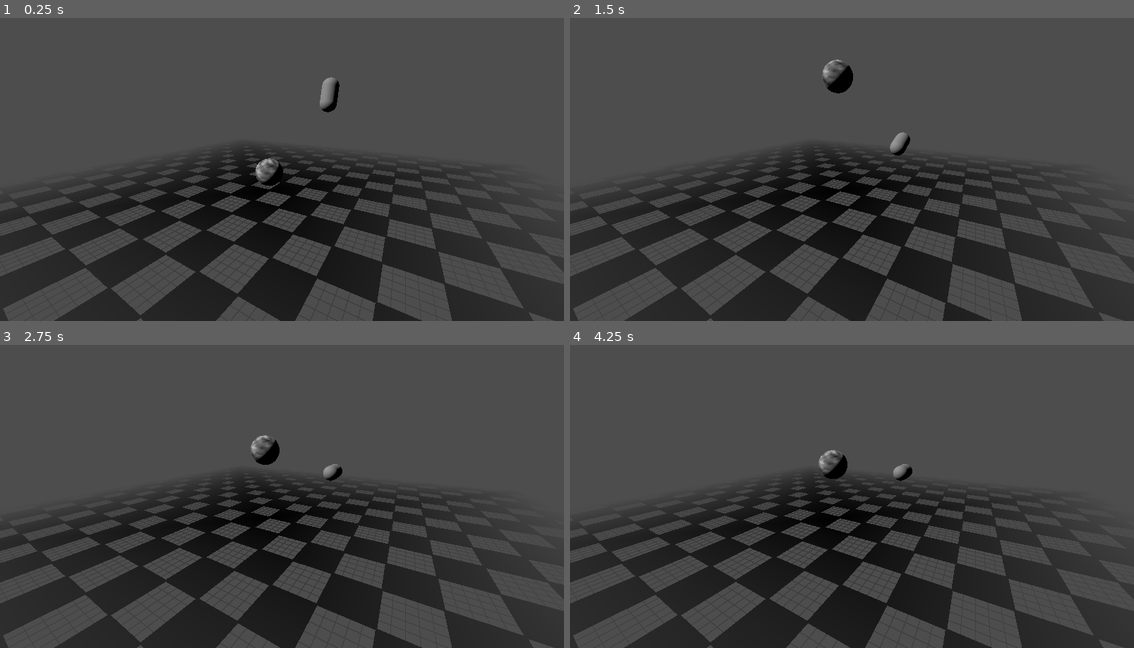
Above: before the commit, frames 1-4 (two rows, left to right).
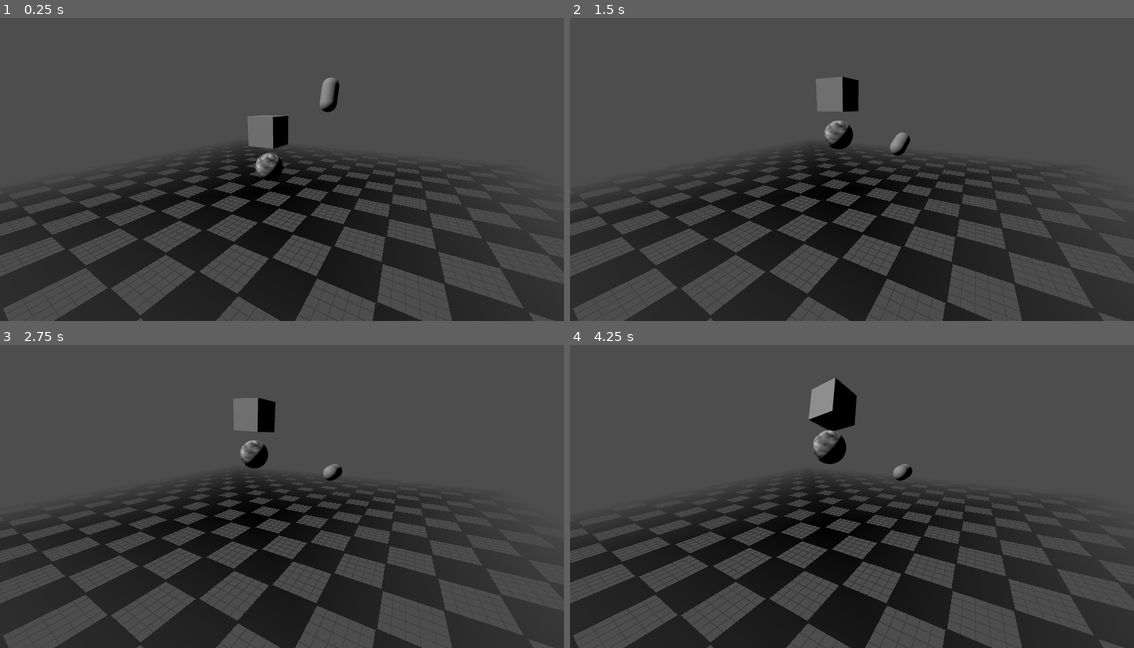
Above: after the commit, the same moments.

Repository: TheDying0fLight/Qualt
Game: Godot game, scene res://world.tscn
The game is run twice, just before and just after one commit, with the same random seed, the same clock (stepped at 60 frames per second) and the same inputs.
Inputs (mouse positions are in pixels of both pictures, inside the frame that each line leads up to):
- Up to frame 1 (0.25 s): no input
- Up to frame 2 (1.5 s): tap Enter (ui_accept) at 0.5, 0.77 s; move the mouse to (976, 148) at 0.52 s; hold 1 (1) 0.53-1.28 s; tap 2 (2) at 0.8, 1.35 s; move the mouse to (739, 178) at 1.27 s
- Up to frame 3 (2.75 s): tap Enter (ui_accept) at 1.52 s; tap A (a) at 1.55, 2.1 s; move the mouse to (338, 420) at 2.02 s; tap D (d) at 2.3 s
- Up to frame 4 (4.25 s): move the mouse to (823, 554) at 2.77 s; tap D (d) at 2.85 s; tap Enter (ui_accept) at 3.02, 3.77 s; tap S (s) at 3.05, 3.6 s; move the mouse to (1021, 535) at 3.52 s; tap W (w) at 3.8 s

The runs differ from the first frame. In frame 1, 1.0% of the frame differs, in the area x 43-61%, y 19-56%; in frame 2, 1.2%; in frame 3, 1.2%; in frame 4, 1.7%, in the area x 42-61%, y 10-45%.

Commit message:
only planar movement

Diff:
--- a/player.gd
+++ b/player.gd
@@ -1,11 +1,15 @@
 extends RigidBody3D
 
 @onready var player_cam_arm: SpringArm3D = %PlayerCamArm
+
+var max_speed := 1000
 
 func _process(_delta: float) -> void:
     if Input.is_action_just_pressed("ui_accept"):
         apply_impulse(Vector3(0, 1, 0) * 300)
 
     var input_dir := Input.get_vector("a", "d", "w", "s")
-    var direction := (player_cam_arm.basis * Vector3(input_dir.x, 0, input_dir.y)).normalized()
-    apply_force(direction * 100)
+    var direction_xz := input_dir.rotated(-player_cam_arm.rotation.y)
+    var direction := Vector3(direction_xz.x, 0, direction_xz.y)
+    var forward_speed := (linear_velocity * direction).length()
+    apply_force(direction * (max_speed - forward_speed))
--- a/project.godot
+++ b/project.godot
@@ -68,3 +68,7 @@
 "events": [Object(InputEventMouseButton,"resource_local_to_scene":false,"resource_name":"","device":-1,"window_id":0,"a …(253 unchanged characters)…
 ]
 }
+
+[rendering]
+
+anti_aliasing/quality/msaa_3d=2
--- a/world.tscn
+++ b/world.tscn
@@ -52,6 +52,10 @@
 
 [sub_resource type="SeparationRayShape3D" id="SeparationRayShape3D_tlwt5"]
 
+[sub_resource type="BoxShape3D" id="BoxShape3D_036b0"]
+
+[sub_resource type="BoxMesh" id="BoxMesh_dwbse"]
+
 [node name="Node3D" type="Node3D"]
 script = ExtResource("1_tlwt5")
 
@@ -96,6 +100,10 @@
 mesh = SubResource("SphereMesh_fj7yv")
 skeleton = NodePath("../CollisionShape3D")
 
+[node name="PinJoint3D" type="PinJoint3D" parent="Player"]
+node_a = NodePath("..")
+node_b = NodePath("../../RigidBody3D2")
+
 [node name="PlayerCamArm" type="SpringArm3D" parent="." node_paths=PackedStringArray("target")]
 unique_name_in_owner = true
 transform = Transform3D(1, 0, 0, 0, 1, 0, 0, 0, 1, 0, 1, 0)
@@ -109,3 +117,15 @@
 
 [node name="CameraController" type="Node" parent="."]
 script = ExtResource("5_036b0")
+
+[node name="RigidBody3D2" type="RigidBody3D" parent="."]
+transform = Transform3D(1, 0, 0, 0, 1, 0, 0, 0, 1, 0, 2.3045514, 0)
+mass = 30.0
+gravity_scale = -1.0
+linear_damp = 5.0
+
+[node name="CollisionShape3D" type="CollisionShape3D" parent="RigidBody3D2"]
+shape = SubResource("BoxShape3D_036b0")
+
+[node name="MeshInstance3D" type="MeshInstance3D" parent="RigidBody3D2"]
+mesh = SubResource("BoxMesh_dwbse")
Not shown: 1 places in world.tscn that only renumber resources
